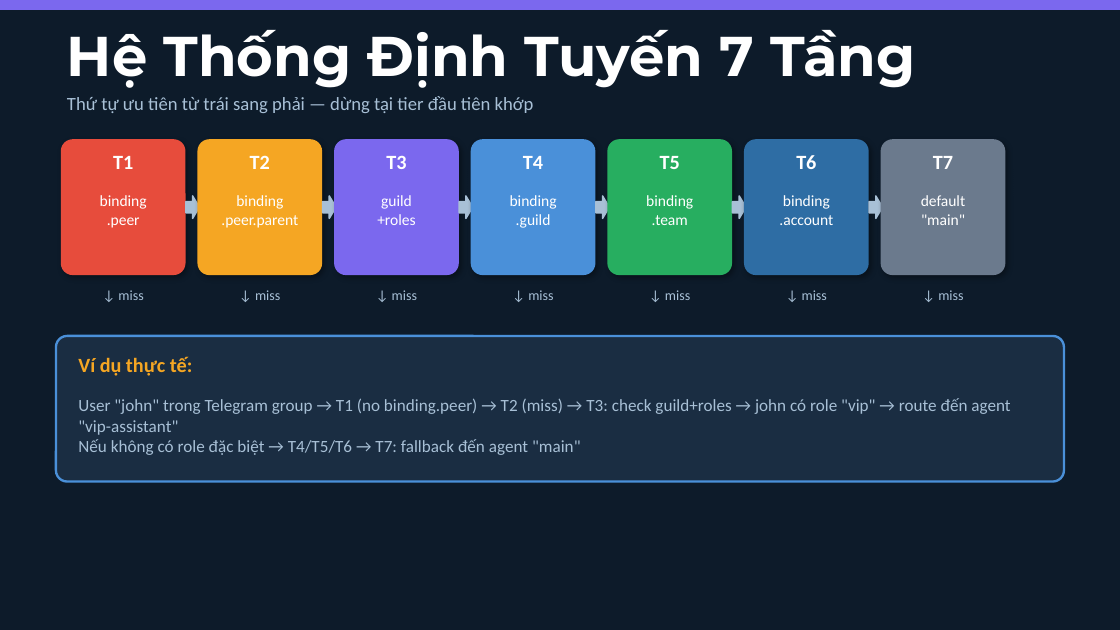
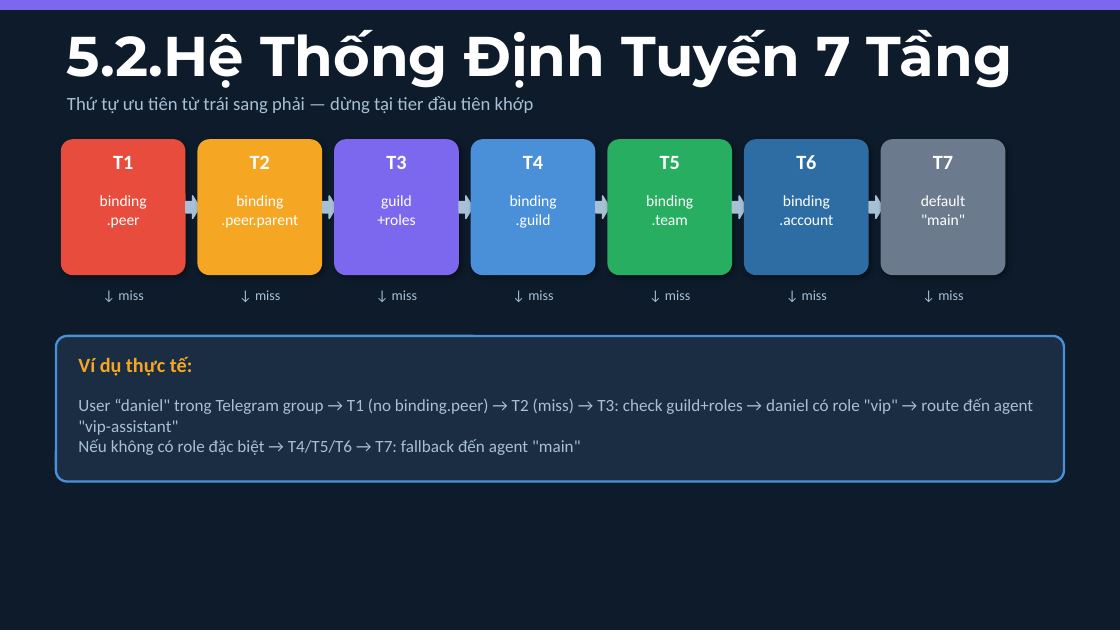
Before and after one commit to dvduongth/research_doc, a slide deck: slide 8 of open_claw/presentation/OpenClaw_Presentation.pptx. Drawn at 1120x630 pixels with LibreOffice and Linux fonts; fonts in the diff are those of the drawing. Boxes give left, top, right and bottom in pixels: in the first picture for what was removed or moved away, otherwise in the second. Text is boxed around its words. In the diff, an @@ line names an element or a change of style, - is before the commit and + after.

```diff
--- a/open_claw/presentation/OpenClaw_Presentation.pptx
+++ b/open_claw/presentation/OpenClaw_Presentation.pptx
@@ text at (x1=67, y1=30, x2=1013, y2=88): text changed @@
-Hệ Thống Định Tuyến 7 Tầng
+5.2.Hệ Thống Định Tuyến 7 Tầng
@@ text at (x1=78, y1=398, x2=1033, y2=435): text changed @@
-User "john" trong Telegram group → T1 (no binding.peer) → T2 (miss) → T3: check guild+roles → john có role "vip" → route đến agent "vip-assistant"
+User “daniel" trong Telegram group → T1 (no binding.peer) → T2 (miss) → T3: check guild+roles → daniel có role "vip" → route đến agent "vip-assistant"
```
Also in this commit, not shown: 10 other slides changed, 4 slides added, 47 other files.
